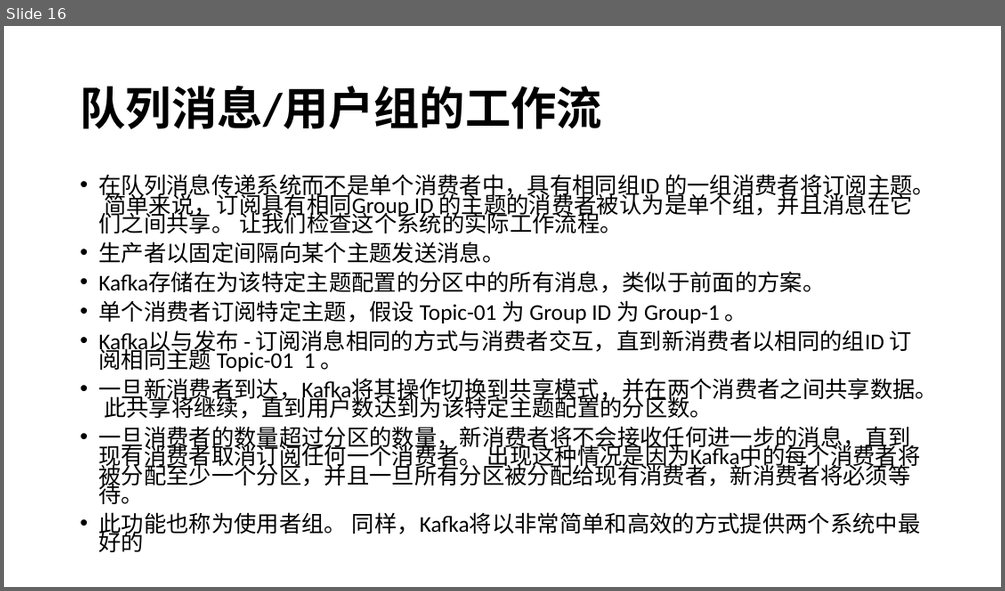
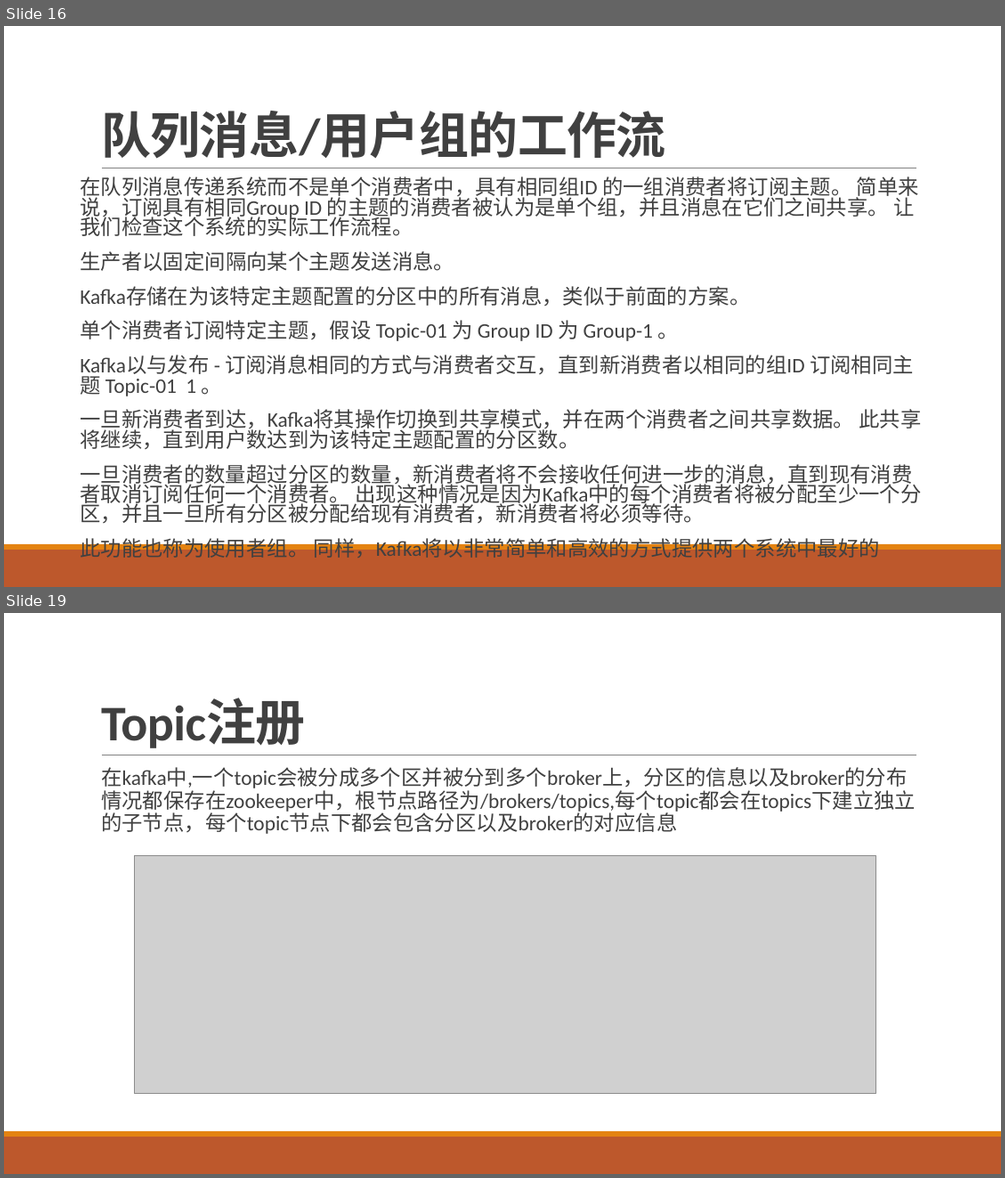
Before and after one commit to airuitian/MicroService, a slide deck: middlerware/kafka介绍与实战.pptx. Shown one above the other, each under a label of ours: slide 16 before the commit, slides 16 and 19 after it; the slides between them are not shown. The pictures are 1005x591 and 1005x1178 pixels, drawn with LibreOffice and Linux fonts; fonts in the diff are those of the drawing; grey boxes stand for pictures. Boxes give left, top, right and bottom in pixels: in the first picture for what was removed or moved away, otherwise in the second. Text is boxed around its words. In the diff, an @@ line names an element or a change of style, - is before the commit and + after.

```diff
--- a/middlerware/kafka介绍与实战.pptx
+++ b/middlerware/kafka介绍与实战.pptx
@@ slide 19 added at [4,613,1001,1174], background #FFFFFF; not listed: 3 template elements that a slide beside it also shows @@
@@ title added at [101,699,305,748], 48 pt, text #404040, bold @@
+Topic注册
@@ text added at [101,767,915,834], 20 pt, text #404040 @@
+  在kafka中,一个topic会被分成多个区并被分到多个broker上，分区的信息以及broker的分布情况都保存在zookeeper中，根节点路径为/brokers/topics,每个topic都会在topics下建立独立的子节点，每个topic节点下都会包含分区以及broker的对应信息
@@ picture added at [134,855,876,1093] @@
@@ slide 16 changed as well @@
@@ title "队列消息/用户组的工作流": place and size @@
-title "队列消息/用户组的工作流" at [80,86,602,129]
+title "队列消息/用户组的工作流" at [101,111,666,159]
@@ title "队列消息/用户组的工作流" at [101,111,666,159]: size 44 to 48 pt, text colour #000000 to #404040, letter spacing 0 to -0.5 pt; line spacing 0.9 to 0.85; vertical alignment middle to bottom @@
@@ text "在队列消息传递系统而不是单个消费者中，具有相同组ID 的一组消费者将订阅主题。 简单来说，订阅具有相同Group ID  ..." at [80,176,922,557]: size 21.7 to 20 pt, text colour #000000 to #404040; bullet • to  ; line spacing 0.7 to 0.8; more space between paragraphs @@
@@ line added from (102, 168) to (917, 168), #808080 0.5 pt @@
@@ rectangle added at [4,549,1001,587], fill #BD582C @@
@@ rectangle added at [4,544,1001,549], fill #E48312 @@
```
Also in this commit, not shown: 25 other slides changed, 7 other slides added, 1 slide removed, 5 other files.
